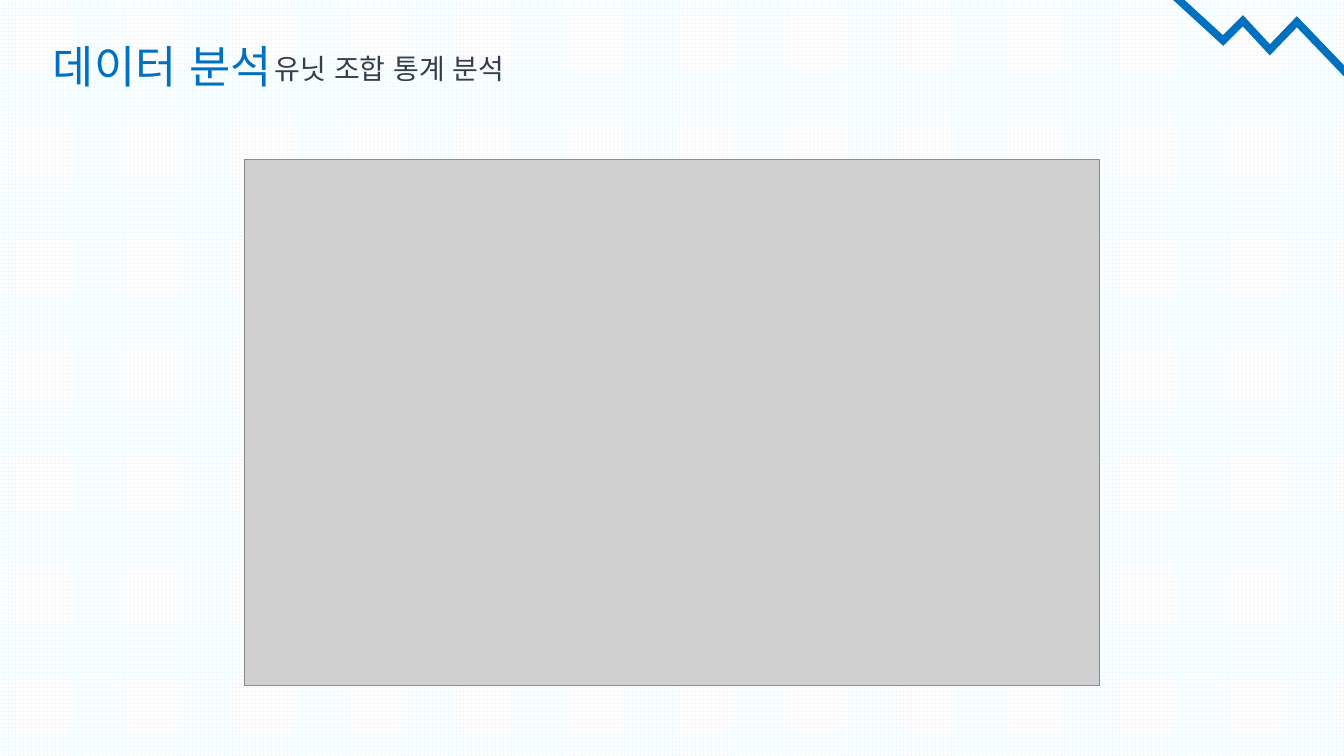
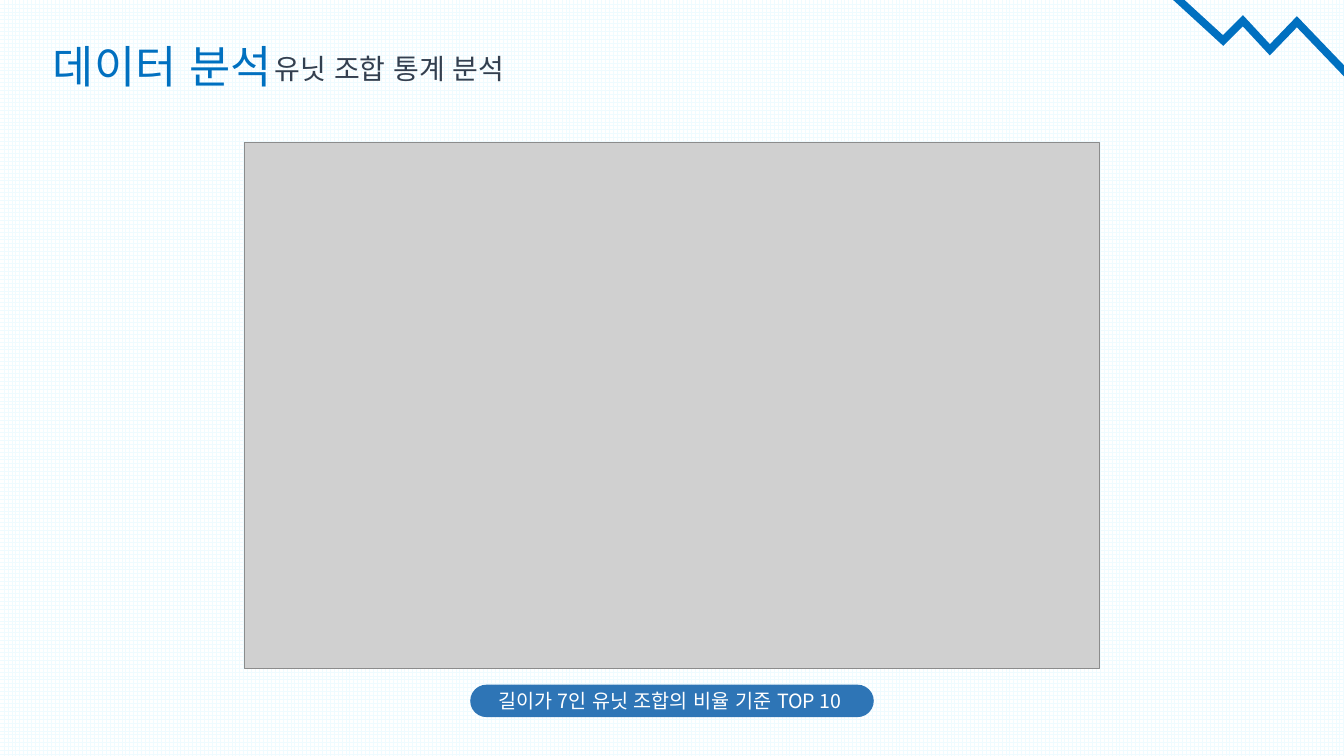
Before and after one commit to tooha289/TeamFightTactics, a slide deck: slide 19 of document/데이터 분석(시각화)/TFT 게임 전 서버 Top10 플레이어 매치 데이터 분석.pptx (slide 20 before the commit). Drawn at 1344x756 pixels with LibreOffice and Linux fonts; fonts in the diff are those of the drawing; grey boxes stand for pictures. Boxes give left, top, right and bottom in pixels: in the first picture for what was removed or moved away, otherwise in the second. Text is boxed around its words. In the diff, an @@ line names an element or a change of style, - is before the commit and + after.

```diff
--- a/document/데이터 분석(시각화)/TFT 게임 전 서버 Top10 플레이어 매치 데이터 분석.pptx
+++ b/document/데이터 분석(시각화)/TFT 게임 전 서버 Top10 플레이어 매치 데이터 분석.pptx
@@ picture: place and size @@
-picture at [245, 159, 1100, 686]
+picture at [245, 142, 1100, 668]
@@ rounded rectangle added at [470, 685, 873, 717], fill #2E75B6, 14 pt, text #FFFFFF @@
+길이가 7인 유닛 조합의 비율 기준 TOP 10
```
Also in this commit, not shown: 19 other slides changed, 3 slides added, 2 slides removed, 2 other files.
